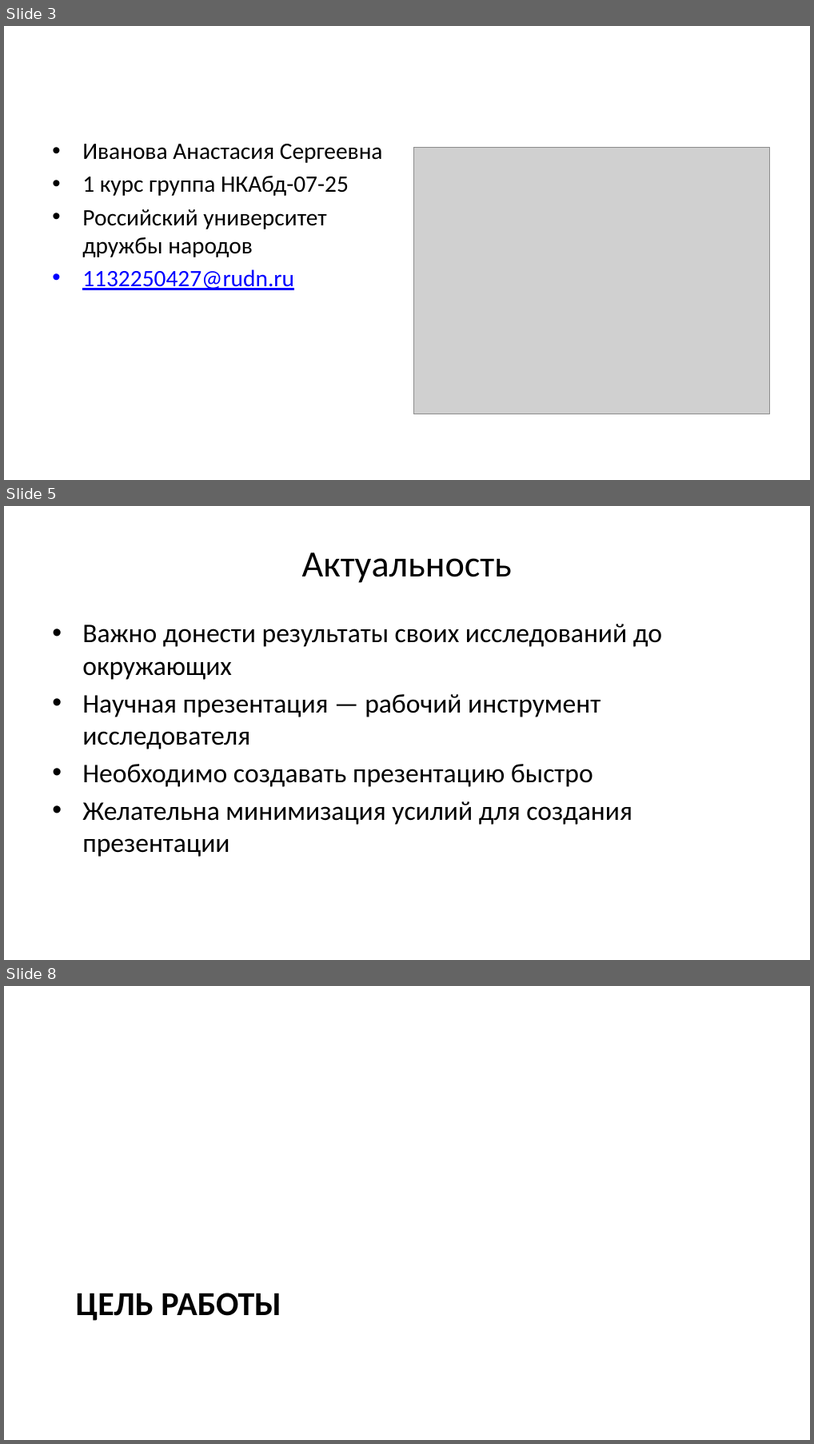
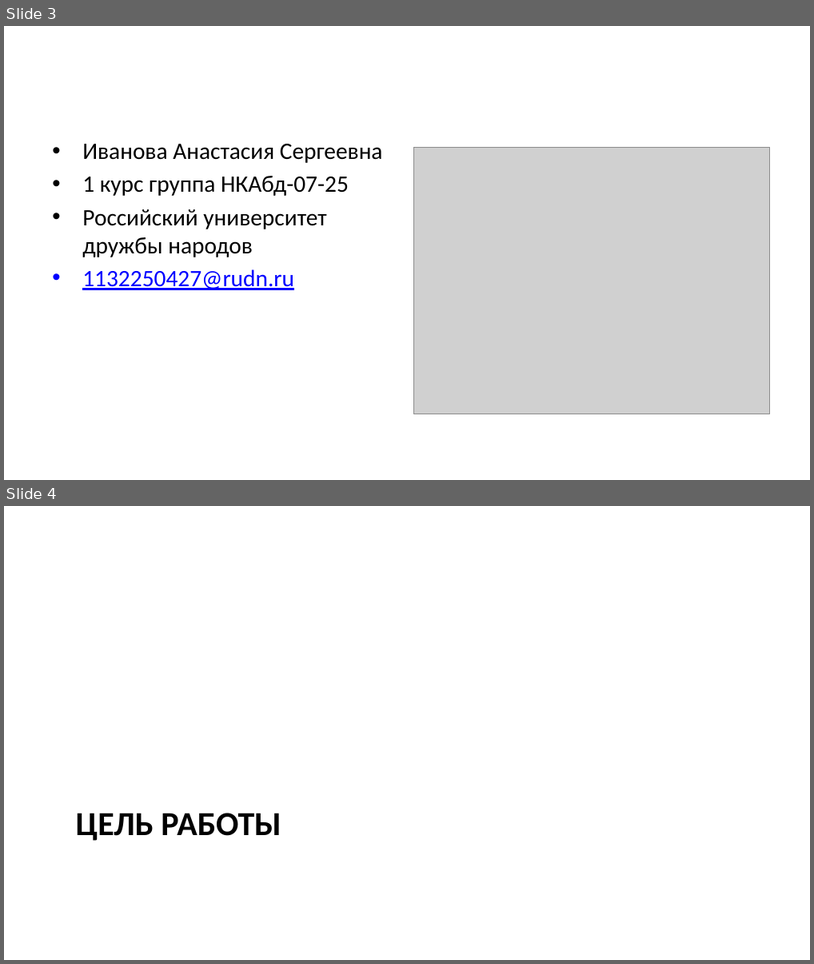
Before and after one commit to asivanova1/study_2025-2026_os-intro, a slide deck: labs/lab07/presentation/output/os-intro-lab07-presentation.pptx. Shown one above the other, each under a label of ours: slides 3, 5 and 8 before the commit, slides 3 and 4 after it; the slides between them are not shown. The pictures are 814x1444 and 814x964 pixels, drawn with LibreOffice and Linux fonts; fonts in the diff are those of the drawing; grey boxes stand for pictures. Boxes give left, top, right and bottom in pixels: in the first picture for what was removed or moved away, otherwise in the second. Text is boxed around its words. In the diff, an @@ line names an element or a change of style, - is before the commit and + after.

```diff
--- a/labs/lab07/presentation/output/os-intro-lab07-presentation.pptx
+++ b/labs/lab07/presentation/output/os-intro-lab07-presentation.pptx
@@ slide 5 removed at (x1=4, y1=506, x2=810, y2=960), background #FFFFFF @@
@@ title removed at (x1=302, y1=552, x2=512, y2=583) @@
-Актуальность
@@ text removed at (x1=82, y1=624, x2=662, y2=856) @@
-• Важно донести результаты своих исследований до окружающих
-• Научная презентация — рабочий инструмент исследователя
-• Необходимо создавать презентацию быстро
-• Желательна минимизация усилий для создания презентации
@@ what was slide 8 is now slide 4 @@
```
Also in this commit, not shown: 3 other slides removed, 3 other files.
